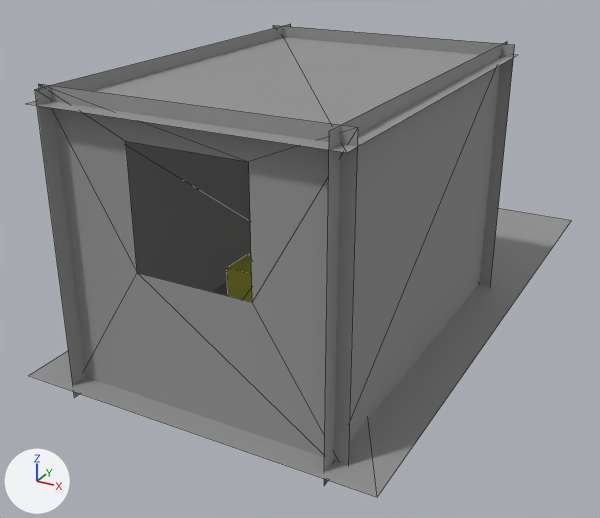
The OBJ model src/scene.obj: old version first, new version second.
Rendered twice from a 50 mm camera at (4.26, -9.19, 3.78) aimed at (-0.43, -0.67, -0.48). Lighting does not change. The marker at lower left points along +X, +Y and +Z. Mesh edges are drawn as thin lines. Where no turn or scale is listed for an object, it has been applied to the vertices.

The scene before the commit, as lines of its bpy script (objects in view):
```python
ob_backwall_001_cube_008 = bpy.data.objects.new('BackWall.001_Cube.008', me_backwall_001_cube_008)
ob_backwall_001_cube_008.location = (0.0, 0.0, 0.0)
ob_backwall_cube_003 = bpy.data.objects.new('BackWall_Cube.003', me_backwall_cube_003)
ob_backwall_cube_003.location = (0.0, 0.0, 0.0)
ob_ceiling_cube_004 = bpy.data.objects.new('Ceiling_Cube.004', me_ceiling_cube_004)
ob_ceiling_cube_004.location = (0.0, 0.0, 0.0)
ob_cube_cube_005 = bpy.data.objects.new('Cube_Cube.005', me_cube_cube_005)
ob_cube_cube_005.location = (0.0, 0.0, 0.0)
ob_floor_plane = bpy.data.objects.new('Floor_Plane', me_floor_plane)
ob_floor_plane.location = (0.0, 0.0, 0.0)
ob_leftwall_cube_001 = bpy.data.objects.new('LeftWall_Cube.001', me_leftwall_cube_001)
ob_leftwall_cube_001.location = (0.0, 0.0, 0.0)
ob_rightwall_cube_002 = bpy.data.objects.new('RightWall_Cube.002', me_rightwall_cube_002)
ob_rightwall_cube_002.location = (0.0, 0.0, 0.0)
```
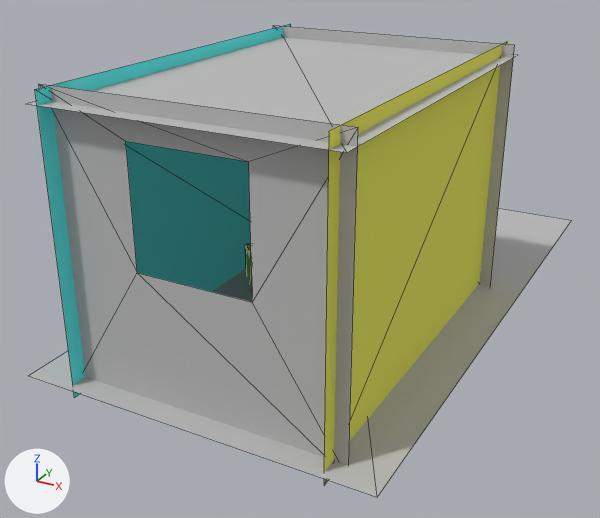
Location of each change, (x1, y1, x2, y2) in pixels of the pictures (600 x 518 px):
'BackWall.001_Cube.008', recoloured
    both: (39, 84, 358, 465)
'RightWall_Cube.002', recoloured (grey to yellow)
    both: (324, 42, 507, 485)
'Floor_Plane', recoloured
    both: (29, 208, 571, 497)
'LeftWall_Cube.001', recoloured (grey to cyan)
    both: (35, 24, 291, 397)
'Ceiling_Cube.004', recoloured
    both: (28, 37, 517, 153)
'BackWall_Cube.003', recoloured
    both: (273, 25, 515, 286)
'Cube_Cube.005', reshaped
    before: (227, 254, 252, 302)
    after: (245, 243, 252, 291)

The change, as a list of edits to the scene's bpy script:
```text
Change mat_floor:
    mat_floor.base_color: (0.3, 0.3, 0.3) -> (0.5, 0.5, 0.5)  # grey #959595 -> grey #bcbcbc
Add mat_rightwall:
    mat_rightwall = principled_material('RightWall')
    mat_rightwall.base_color = (0.8, 0.8, 0.1)  # yellow #e7e759
    mat_rightwall.roughness = 1.0
Add mat_leftwall:
    mat_leftwall = principled_material('LeftWall')
    mat_leftwall.base_color = (0.1, 0.8, 0.8)  # cyan #59e7e7
    mat_leftwall.roughness = 1.0
Change me_cube_cube_005:
    used by ob_cube_cube_005; location = (0.0, 0.0, 0.0)
    remove me_cube_cube_005.from_pydata(...)  # 8 vertices, 10 faces; spans x -1.178..-0.669, y -1.229..-0.72, z -1.242..-0.546
    add me_cube_cube_005.from_pydata(...)  # 20 vertices, 30 faces; spans x -1.365..-0.493, y -0.944..-0.072, z -1.395..-0.525
    me_cube_cube_005 part 1: the whole mesh is rebuilt
Change me_leftwall_cube_001:
    where me_leftwall_cube_001.from_pydata(...)  # 4 vertices, 2 faces; spans x -1.5, y -3.72..1.02, z -1.15..2.15
    remove me_leftwall_cube_001.materials.append(mat_floor)  # grey #959595
    add me_leftwall_cube_001.materials.append(mat_leftwall)  # cyan #59e7e7
Change me_rightwall_cube_002:
    where me_rightwall_cube_002.from_pydata(...)  # 4 vertices, 2 faces; spans x 1.5, y -3.72..1.02, z -1.15..2.15
    remove me_rightwall_cube_002.materials.append(mat_floor)  # grey #959595
    add me_rightwall_cube_002.materials.append(mat_rightwall)  # yellow #e7e759
```
